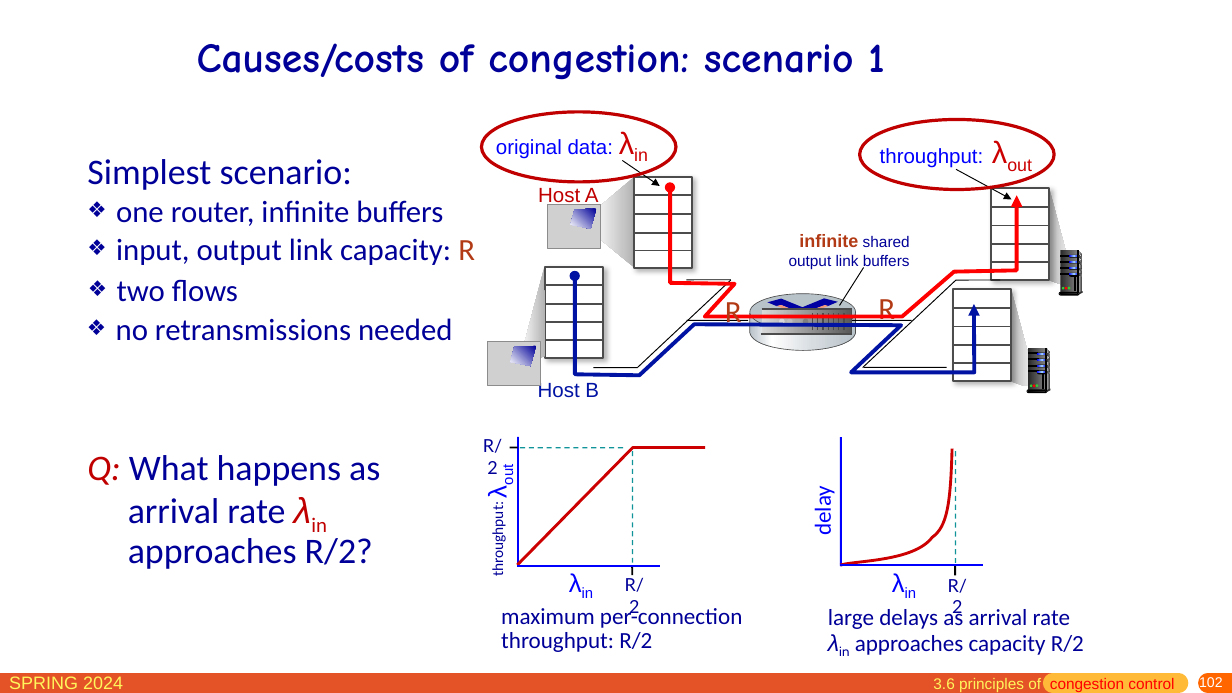
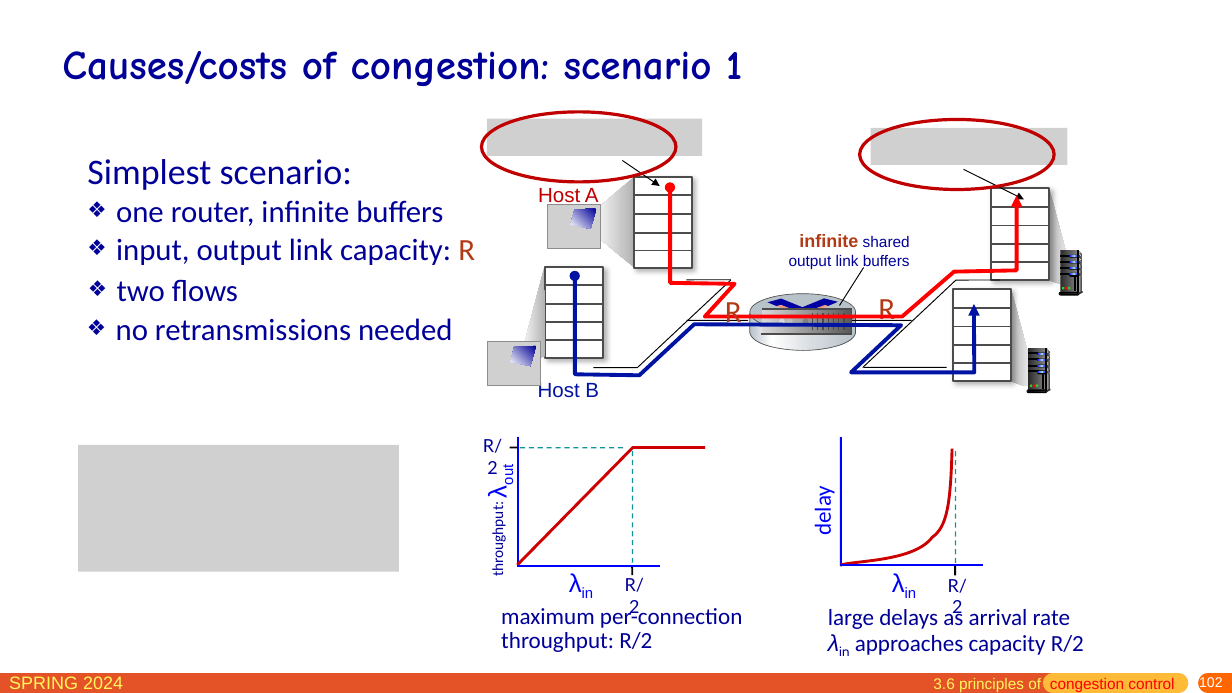
Before and after one commit to network-whu/slides, a slide deck: slide 102 of pptx/chapter3.pptx. Drawn at 1232x693 pixels with LibreOffice and Linux fonts; fonts in the diff are those of the drawing; grey boxes stand for pictures. Boxes give left, top, right and bottom in pixels: in the first picture for what was removed or moved away, otherwise in the second. Text is boxed around its words. In the diff, an @@ line names an element or a change of style, - is before the commit and + after.

```diff
--- a/pptx/chapter3.pptx
+++ b/pptx/chapter3.pptx
@@ title "Causes/costs of congestion: scenario 1": place and size @@
-title "Causes/costs of congestion: scenario 1" at box(197, 43, 884, 80)
+title "Causes/costs of congestion: scenario 1" at box(62, 51, 742, 86)
@@ title "Causes/costs of congestion: scenario 1" at box(62, 51, 742, 86): size 32.4 to 32 pt @@
@@ picture added at box(487, 119, 702, 156) @@
@@ text removed at box(496, 139, 614, 159) @@
-original data: λin
@@ picture added at box(871, 128, 1067, 165) @@
@@ text removed at box(880, 148, 984, 168) @@
-throughput: λout
@@ arrow moved from (957, 169) - (1012, 200) to (964, 169) - (1024, 200) @@
@@ picture added at box(79, 445, 399, 571) @@
@@ text removed at box(87, 455, 380, 569) @@
-Q: What happens as arrival rate λin approaches R/2?
```
Also in this commit, not shown: 21 other slides changed, 3 slides removed.
